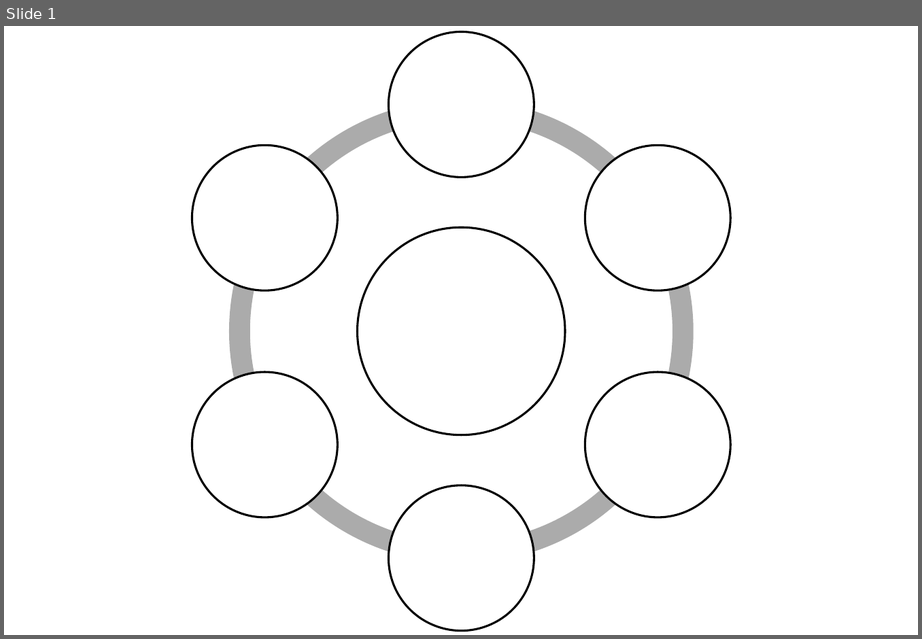
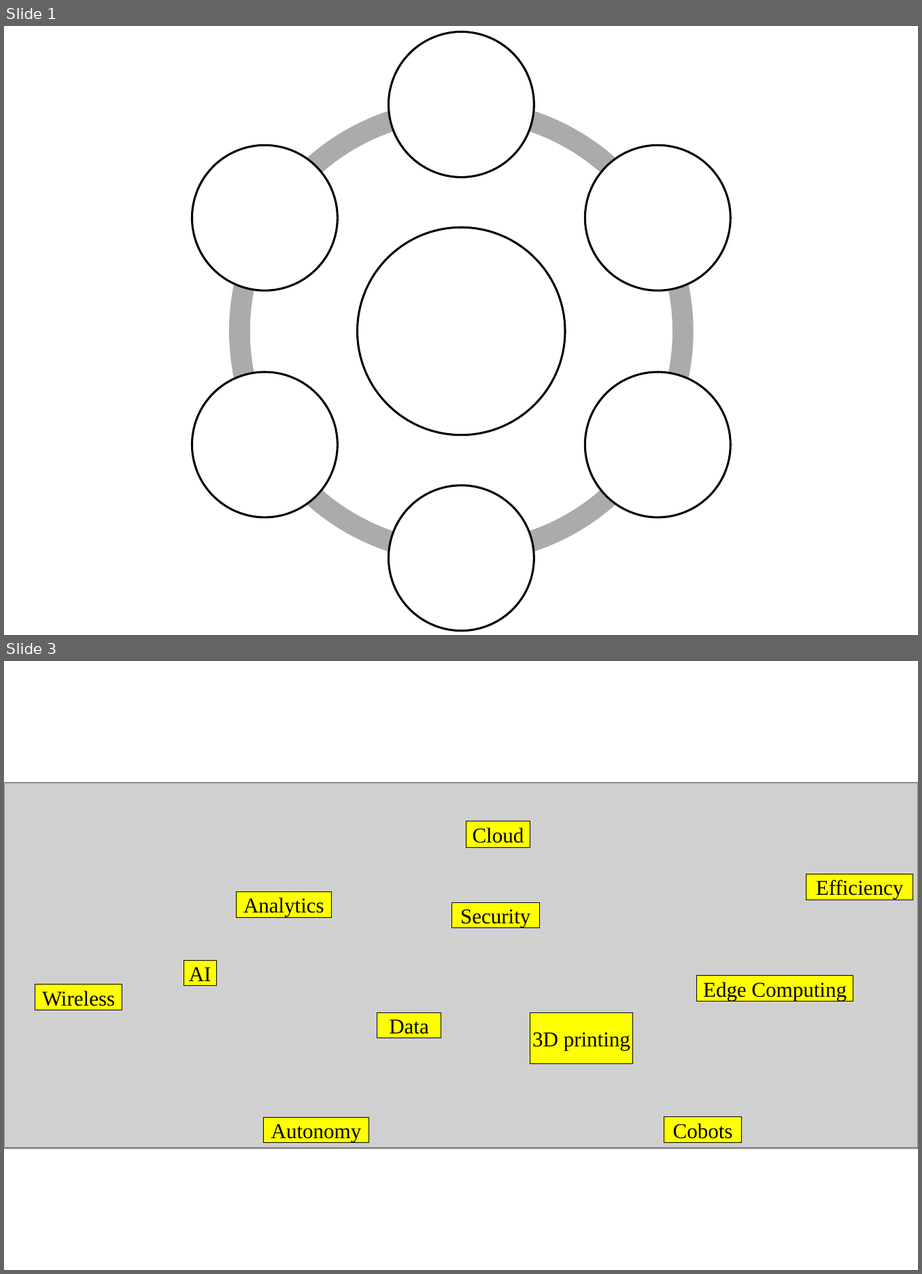
Before and after one commit to rcandell/phd-thesis, a slide deck: chapter-intro/diagrams/diagrams.pptx. Shown one above the other, each under a label of ours: slide 1 before the commit, slides 1 and 3 after it; the slides between them are not shown. The pictures are 922x639 and 922x1274 pixels, drawn with LibreOffice and Linux fonts; fonts in the diff are those of the drawing; grey boxes stand for pictures. Boxes give left, top, right and bottom in pixels: in the first picture for what was removed or moved away, otherwise in the second. Text is boxed around its words. In the diff, an @@ line names an element or a change of style, - is before the commit and + after.

```diff
--- a/chapter-intro/diagrams/diagrams.pptx
+++ b/chapter-intro/diagrams/diagrams.pptx
@@ slide 3 added at <box>4,661,918,1270</box>, background #FFFFFF @@
@@ picture added at <box>4,783,918,1149</box> @@
@@ rectangle added at <box>466,821,530,847</box>, fill #FFFF00, outline #000000 0.75 pt, 10 pt, text #000000 @@
+Cloud
@@ rectangle added at <box>806,875,913,900</box>, fill #FFFF00, outline #000000 0.75 pt, 10 pt, text #000000 @@
+Efficiency
@@ rectangle added at <box>235,892,332,919</box>, fill #FFFF00, outline #000000 0.75 pt, 10 pt, text #000000 @@
+Analytics
@@ rectangle added at <box>452,903,538,929</box>, fill #FFFF00, outline #000000 0.75 pt, 10 pt, text #000000 @@
+Security
@@ rectangle added at <box>184,961,218,987</box>, fill #FFFF00, outline #000000 0.75 pt, 10 pt, text #000000 @@
+AI
@@ rectangle added at <box>35,984,121,1010</box>, fill #FFFF00, outline #000000 0.75 pt, 10 pt, text #000000 @@
+Wireless
@@ rectangle added at <box>697,977,854,1002</box>, fill #FFFF00, outline #000000 0.75 pt, 10 pt, text #000000 @@
+Edge Computing
@@ rectangle added at <box>377,1013,441,1039</box>, fill #FFFF00, outline #000000 0.75 pt, 10 pt, text #000000 @@
+Data
@@ rectangle added at <box>530,1013,632,1065</box>, fill #FFFF00, outline #000000 0.75 pt, 10 pt, text #000000 @@
+3D printing
@@ rectangle added at <box>263,1118,370,1144</box>, fill #FFFF00, outline #000000 0.75 pt, 10 pt, text #000000 @@
+Autonomy
@@ rectangle added at <box>664,1118,741,1144</box>, fill #FFFF00, outline #000000 0.75 pt, 10 pt, text #000000 @@
+Cobots
```
Also in this commit, not shown: 5 other files.
